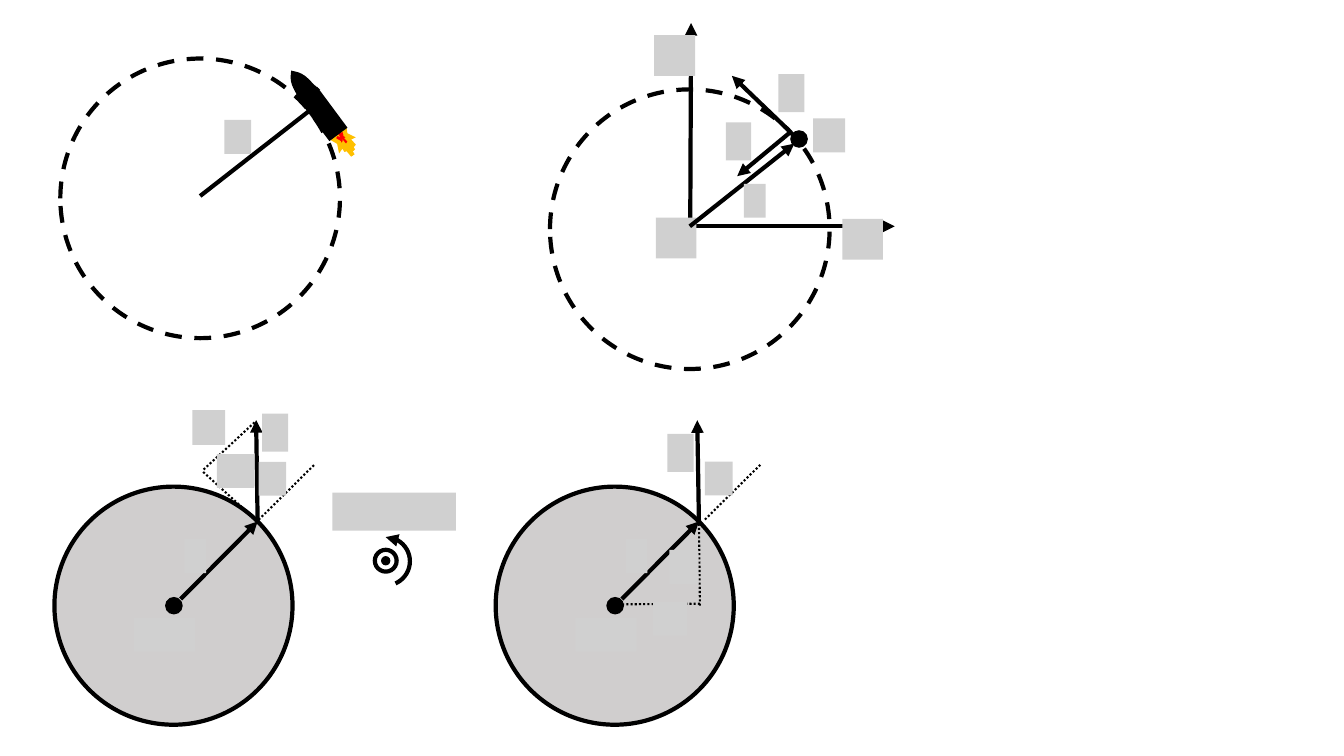
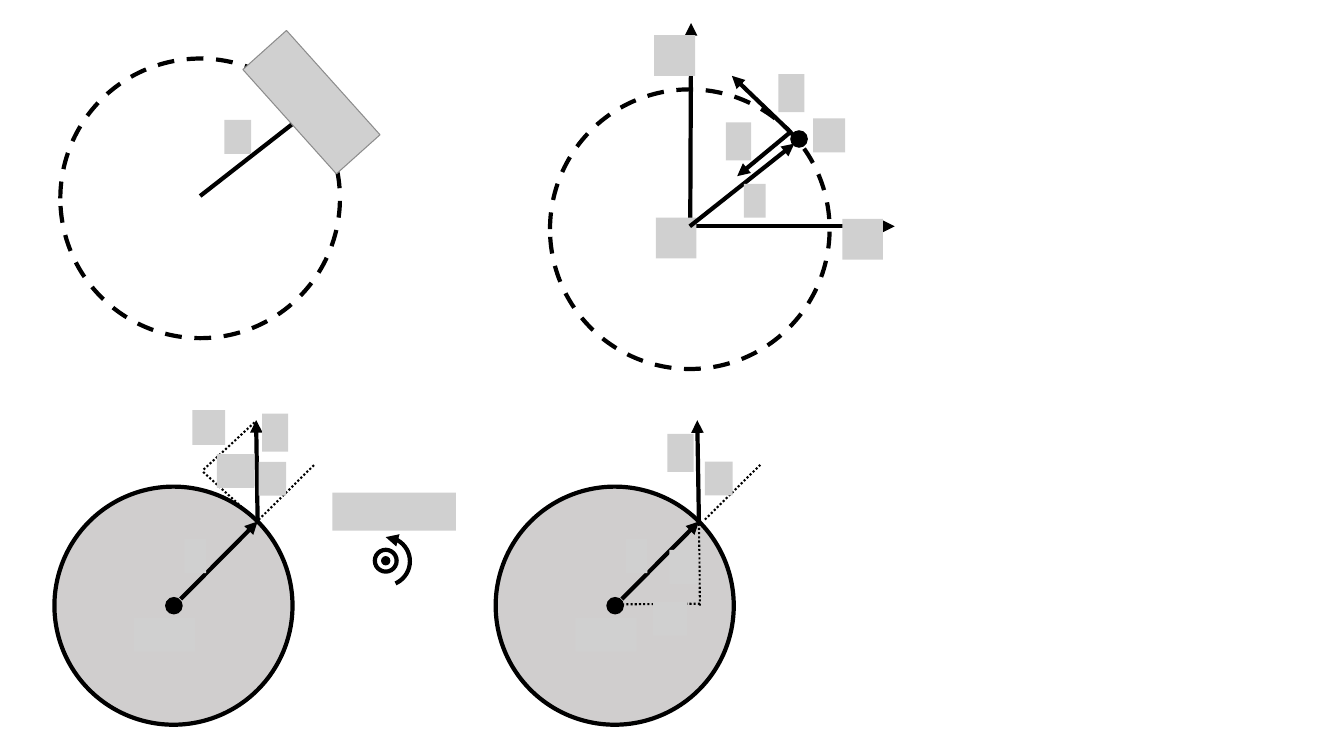
Before and after one commit to OSTP/PhysicsArtofModelling, a slide deck: slide 3 of tex/figures/RotationalDynamics/Figures.pptx. Drawn at 1344x756 pixels with LibreOffice and Linux fonts; fonts in the diff are those of the drawing; grey boxes stand for pictures. Boxes give left, top, right and bottom in pixels: in the first picture for what was removed or moved away, otherwise in the second. Text is boxed around its words. In the diff, an @@ line names an element or a change of style, - is before the commit and + after.

```diff
--- a/tex/figures/RotationalDynamics/Figures.pptx
+++ b/tex/figures/RotationalDynamics/Figures.pptx
@@ picture added at (243, 31, 380, 174) @@
@@ freeform shape removed at (286, 68, 317, 101) @@
@@ rectangle removed at (303, 90, 345, 138) @@
```
Also in this commit, not shown: 1 other slide changed, 2 slides added, 2 slides removed, 5 other files.
